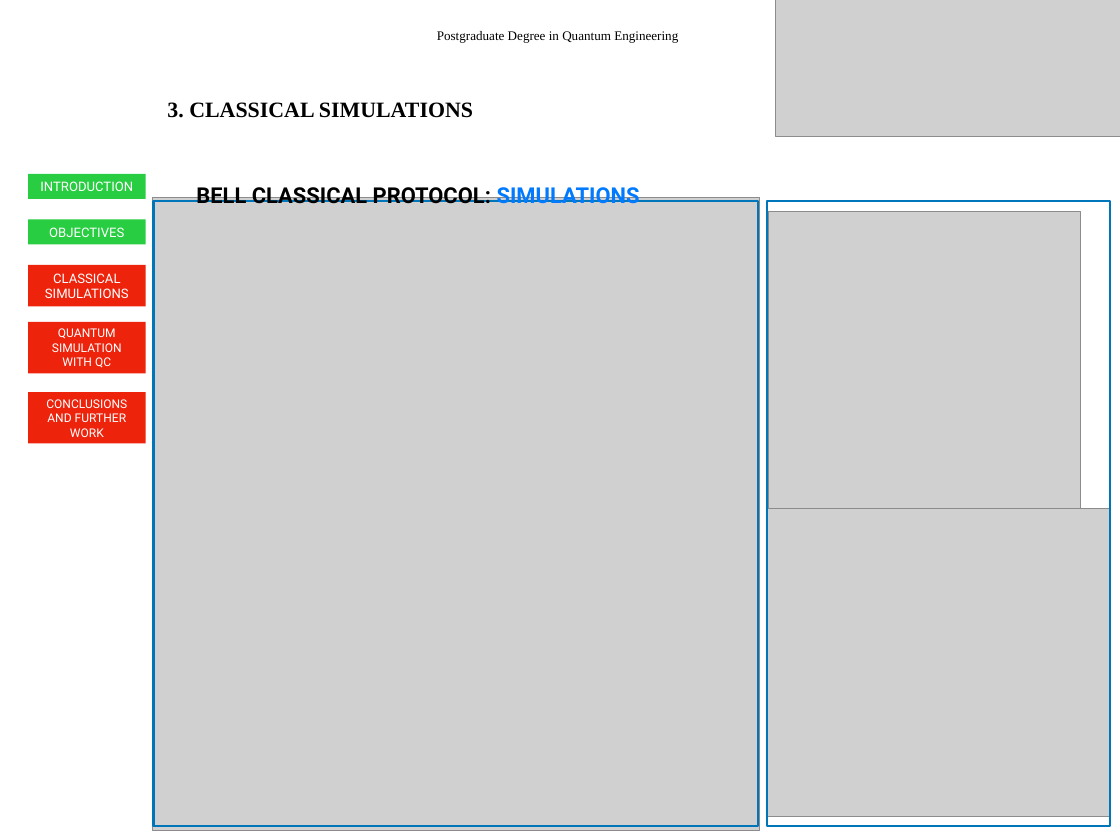
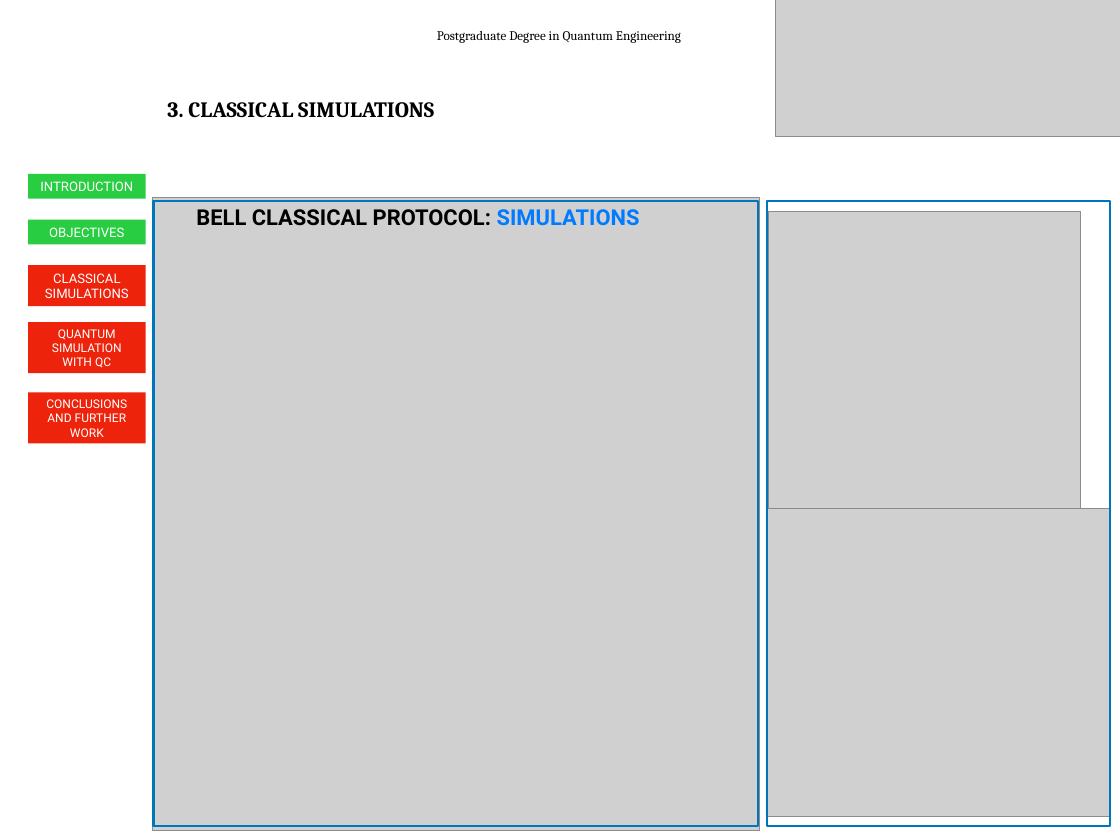
Before and after one commit to inaki-ortizdelandaluce/qubit-communication-simulations, a slide deck: slide 14 of key/SimulationsOfQubitCommunication-slides.pptx. Drawn at 1120x840 pixels with LibreOffice and Linux fonts; fonts in the diff are those of the drawing; grey boxes stand for pictures. Boxes give left, top, right and bottom in pixels: in the first picture for what was removed or moved away, otherwise in the second. Text is boxed around its words. In the diff, an @@ line names an element or a change of style, - is before the commit and + after.

```diff
--- a/key/SimulationsOfQubitCommunication-slides.pptx
+++ b/key/SimulationsOfQubitCommunication-slides.pptx
@@ text "Postgraduate Degree in Quantum Engineering" at box(437, 31, 681, 43): font Times New Roman to Cambria @@
@@ text "3. CLASSICAL SIMULATIONS" at box(167, 102, 434, 118): font Times New Roman to Cambria @@
@@ text "BELL CLASSICAL PROTOCOL: SIMULATIONS" rewrapped from box(196, 182, 640, 209) to box(196, 209, 640, 226) @@
```
Also in this commit, not shown: 31 other slides changed.
